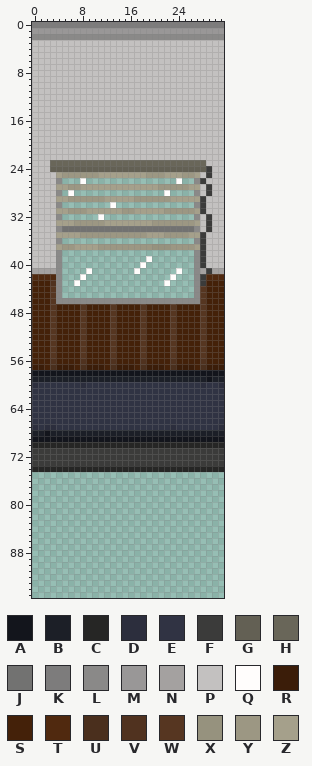
Sprite sheet -- Scenes/Station/Environment/WindowWall_Blinds.png. The picture above was drawn from the file before the commit.
The file is 32x96 pixels. Colours within 5 levels of each other are drawn and written as one.
Palette (. is transparent): A #13151c  B #1c1f27  C #262625  D #2c2e3d  E #303343  F #3b3b3a  G #636054  H #696659  J #727271  K #7d7c7c  L #8a8988  M #999797  N #a4a1a0  P #c3c1c0  Q #fffdfc  R #3b1d09  S #442109  T #50290f  U #4a2f1d  V #50321f  W #563621  X #96927e  Y #9c9783  Z #a5a08b
Pixels before (only the part around the change), first column x 0:
60 DEEEEEEEDEEEEEEEEEEEEEEEEEEEDEED
61 EEEEEEEEEEEEEEEEEEEEEEEEEEEEEEEE
62 EEEEEEEEEEEEEEEEEEEEEEEEEEEEEEEE
63 EEEEEEEEEEEEEEEEEEEEEEEEEEEEEEEE
64 EEEEEEEEEEEEEEEEEEEEEEEEEEEEEEEE
65 EEEEEEEEEEEEEEEEEEEEEEEEEEEEEEEE
66 EEEEEEEEEEEEEEEEEEEEEEEEEEEEEEEE
67 DEDDEEEEEEEEEEEEEEEEEEEDEEEEEEED
68 BBABBBBBBBBBBBBBBBBBBBBBBBBBBBBB
69 AAAAAAAAAAAAAAAAAAAAAAAAAAAAAAAA
70 CCCCCCCCCCCCCCCCCCCCCCCCCCCCCCCC
71 FFFFFFFFFFFFFFFFFFFFFFFFFFFFFFFF
72 FFFFFFFFFFFFFFFFFFFFFFFFFFFFFFFF
73 FFFFFFFFFFFFFFFFFFFFFFFFFFFFFFFF
74 CCCCCCCCCCCCCCCCCCCCCCCCCCCCCCCC
75 ................................
76 ................................
77 ................................
78 ................................
79 ................................
80 ................................
81 ................................
82 ................................
83 ................................
84 ................................
85 ................................
86 ................................
87 ................................
88 ................................
89 ................................
90 ................................
91 ................................
92 ................................
93 ................................
And afterwards:
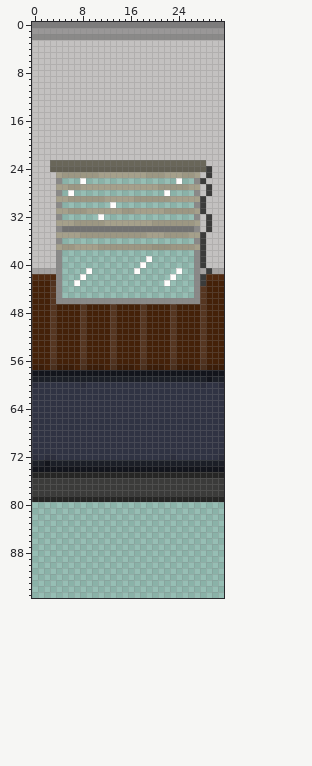
Change:
{"y":67,"x":0,"old":"D","new":"E"}
{"y":67,"x":2,"old":"DD","new":"EE"}
{"y":67,"x":23,"old":"D","new":"E"}
{"y":67,"x":31,"old":"D","new":"E"}
{"y":68,"x":0,"old":"BBABBBBBBBBBBBBBBBBBBBBBBBBBBBBB","new":"EEEEEEEEEEEEEEEEEEEEEEEEEEEEEEEE"}
{"y":69,"x":0,"old":"AAAAAAAAAAAAAAAAAAAAAAAAAAAAAAAA","new":"EEEEEEEEEEEEEEEEEEEEEEEEEEEEEEEE"}
{"y":70,"x":0,"old":"CCCCCCCCCCCCCCCCCCCCCCCCCCCCCCCC","new":"EEEEEEEEEEEEEEEEEEEEEEEEEEEEEEEE"}
{"y":71,"x":0,"old":"FFFFFFFFFFFFFFFFFFFFFFFFFFFFFFFF","new":"EEEEEEEEEEEEEEEEEEEEEEEEEEEEEEEE"}
{"y":72,"x":0,"old":"FFFFFFFFFFFFFFFFFFFFFFFFFFFFFFFF","new":"DEDDEEEEEEEEEEEEEEEEEEEDEEEEEEED"}
{"y":73,"x":0,"old":"FFFFFFFFFFFFFFFFFFFFFFFFFFFFFFFF","new":"BBABBBBBBBBBBBBBBBBBBBBBBBBBBBBB"}
{"y":74,"x":0,"old":"CCCCCCCCCCCCCCCCCCCCCCCCCCCCCCCC","new":"AAAAAAAAAAAAAAAAAAAAAAAAAAAAAAAA"}
{"y":75,"x":0,"old":"................................","new":"CCCCCCCCCCCCCCCCCCCCCCCCCCCCCCCC"}
{"y":76,"x":0,"old":"................................","new":"FFFFFFFFFFFFFFFFFFFFFFFFFFFFFFFF"}
{"y":77,"x":0,"old":"................................","new":"FFFFFFFFFFFFFFFFFFFFFFFFFFFFFFFF"}
{"y":78,"x":0,"old":"................................","new":"FFFFFFFFFFFFFFFFFFFFFFFFFFFFFFFF"}
{"y":79,"x":0,"old":"................................","new":"CCCCCCCCCCCCCCCCCCCCCCCCCCCCCCCC"}
